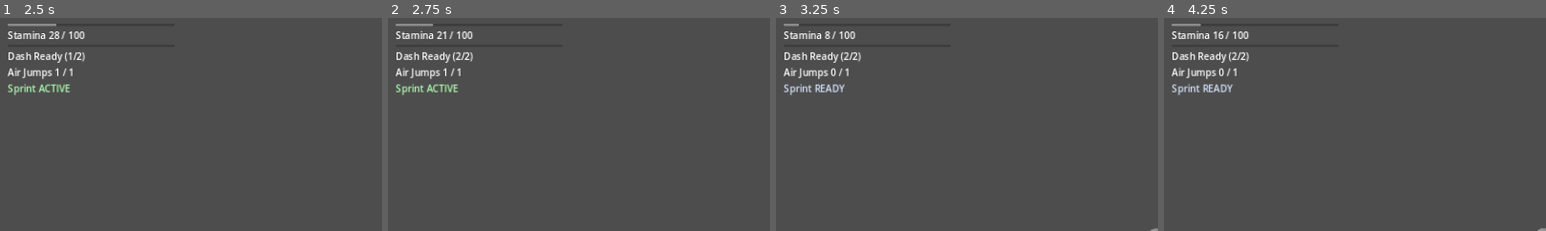
Above: before the commit, frames 1-4 (left to right).
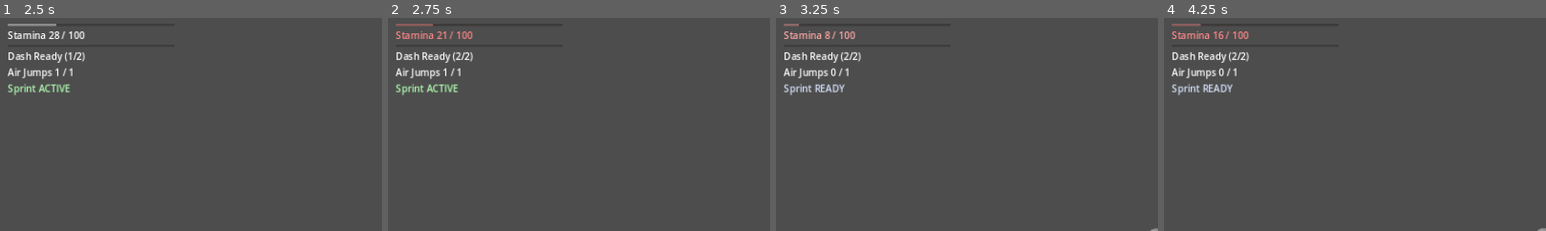
Above: after the commit, the same moments.

Repository: thegoatleroyjenkins/arpg-game
Game: Godot game, scene res://prototype3d/main_3d.tscn
Two runs of this game, one before a commit and one after it. Both use one fixed random seed, a clock stepped at 60 frames per second and the inputs below. This scene is started directly instead of the project's main scene.
Inputs (mouse positions are % of the whole screen's width and height, from its top left):
- Up to frame 1 (2.5 s): tap Enter (ui_accept) at 0.5 s; move the mouse to (55, 49) at 0.52 s; press the mouse at (55, 49) at 0.53 s; hold W (move_up) from 0.53 s (still down); tap Space (jump) at 0.77, 1.52 s; move the mouse to (45, 50) at 1.27 s; release the mouse at (45, 50) at 1.28 s; tap Q (dash) at 1.35 s; move the mouse to (52, 48) at 2.02 s; hold Shift (sprint) from 2.03 s (still down)
- Up to frame 2 (2.75 s): keep holding W (move_up); keep holding Shift (sprint)
- Up to frame 3 (3.25 s): keep holding W (move_up); move the mouse to (49, 51) at 2.77 s; release Shift (sprint) at 2.78 s; click (49, 51) at 2.85 s; tap Space (jump) at 3.02 s
- Up to frame 4 (4.25 s): keep holding W (move_up); move the mouse to (57, 51) at 3.52 s; tap Q (dash) at 3.6 s; tap Space (jump) at 3.77 s
The pictures show only the part of the screen within x 0-50%, y 0-50%; the shares and areas given below are measured in that part.

Frame 1 is identical in both runs. In frame 2, 0.5% of the frame differs, in the area x 2-23%, y 2-10%; in frame 3, 0.4%; in frame 4, 0.5%.

Commit message:
Add data-driven low stamina HUD warning pulse

Diff:
--- a/prototype3d/default_player_tuning_3d.tres
+++ b/prototype3d/default_player_tuning_3d.tres
@@ -25,6 +25,8 @@
 stamina_regen_idle_per_second = 28.0
 stamina_regen_moving_per_second = 16.0
 stamina_regen_delay = 0.7
+low_stamina_warning_ratio = 0.25
+low_stamina_pulse_speed = 7.0
 dash_speed = 18.0
 dash_duration = 0.18
 dash_cooldown = 0.65
--- a/prototype3d/player_tuning_3d.gd
+++ b/prototype3d/player_tuning_3d.gd
@@ -42,6 +42,10 @@
 @export var stamina_regen_moving_per_second: float = 16.0
 @export var stamina_regen_delay: float = 0.7
 
+@export_group("HUD Feedback")
+@export_range(0.0, 1.0, 0.01) var low_stamina_warning_ratio: float = 0.25
+@export var low_stamina_pulse_speed: float = 7.0
+
 @export_group("Dash")
 @export var dash_speed: float = 18.0
 @export var dash_duration: float = 0.18
--- a/prototype3d/stamina_hud_3d.gd
+++ b/prototype3d/stamina_hud_3d.gd
@@ -11,6 +11,10 @@
 
 var dash_charges_current: int = 0
 var dash_charges_max: int = 1
+var low_stamina_warning_ratio: float = 0.25
+var low_stamina_pulse_speed: float = 7.0
+var low_stamina_active: bool = false
+var base_stamina_modulate: Color = Color(1.0, 1.0, 1.0)
 
 func _ready() -> void:
 	var player := get_node_or_null(player_path)
@@ -53,16 +57,36 @@
 		max_dash_cooldown = max(0.01, float(player.call("_next_dash_ready_max")))
 		max_dash_charges = max(1, int(tuning_resource.get("dash_max_charges")))
 		max_air_jumps = max(0, int(tuning_resource.get("max_air_jumps")))
+		if tuning_resource.has_method("get"):
+			low_stamina_warning_ratio = clamp(float(tuning_resource.get("low_stamina_warning_ratio")), 0.0, 1.0)
+			low_stamina_pulse_speed = max(0.01, float(tuning_resource.get("low_stamina_pulse_speed")))
+	set_process(true)
 	_on_stamina_changed(current_stamina, max_stamina)
 	_on_dash_charges_changed(current_dash_charges, max_dash_charges)
 	_on_dash_cooldown_changed(current_dash_cooldown, max_dash_cooldown)
 	_on_air_jumps_changed(current_air_jumps, max_air_jumps)
 	_on_sprint_state_changed(bool(player.get("sprinting_now")), bool(player.get("sprint_exhausted")))
 
+func _process(_delta: float) -> void:
+	if not low_stamina_active:
+		return
+	var pulse := 0.5 + 0.5 * sin(Time.get_ticks_msec() * 0.001 * low_stamina_pulse_speed)
+	var warning_color := Color(1.0, 0.35, 0.35)
+	var pulse_strength := lerpf(0.35, 0.85, pulse)
+	stamina_label.modulate = base_stamina_modulate.lerp(warning_color, pulse_strength)
+	stamina_bar.modulate = base_stamina_modulate.lerp(warning_color, pulse_strength * 0.9)
+
 func _on_stamina_changed(current: float, max_value: float) -> void:
 	stamina_bar.max_value = max(1.0, max_value)
 	stamina_bar.value = clamp(current, 0.0, stamina_bar.max_value)
 	stamina_label.text = "Stamina %d / %d" % [roundi(current), roundi(max_value)]
+	var stamina_ratio := 0.0
+	if stamina_bar.max_value > 0.0:
+		stamina_ratio = stamina_bar.value / stamina_bar.max_value
+	low_stamina_active = stamina_ratio <= low_stamina_warning_ratio and stamina_bar.value < stamina_bar.max_value
+	if not low_stamina_active:
+		stamina_label.modulate = base_stamina_modulate
+		stamina_bar.modulate = base_stamina_modulate
 
 func _on_dash_charges_changed(current: int, max_value: int) -> void:
 	dash_charges_current = max(0, current)
Not shown, changed: README.md
